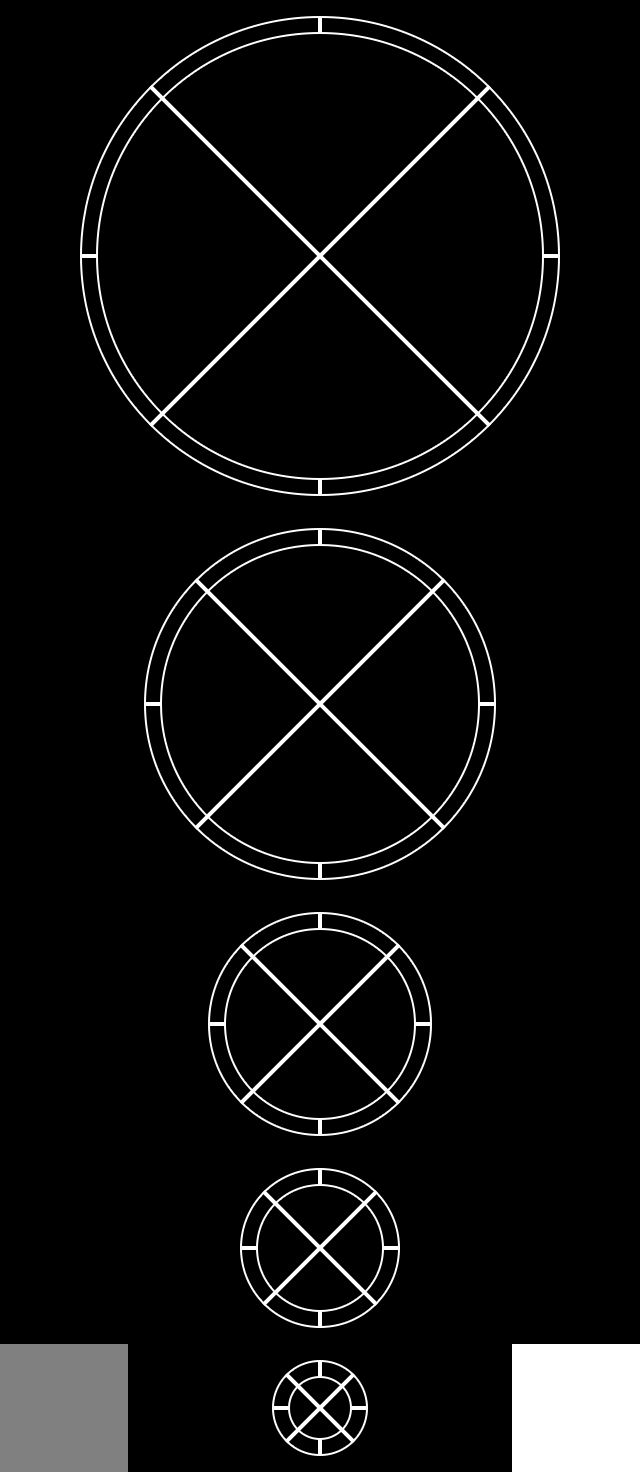
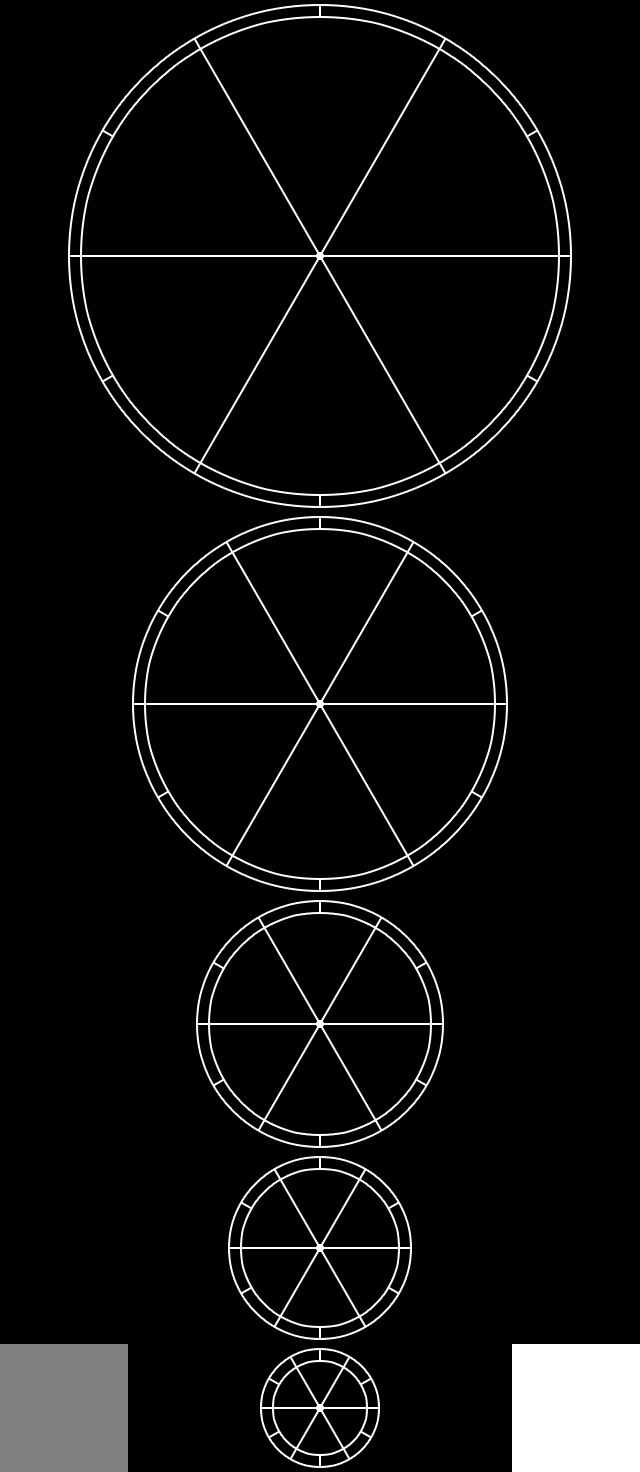
Layered file, before and after one edit (640×1472). Changes by layer:
added group "2in Round" with 9 layers above "3in Round" over [132, 704, 508, 1340]
added layer "Arcs 60" (5th of 10, in "2in Round") in group "2in Round" over [136, 746, 504, 1302]
added layer "Arcs 60 Offset" (3rd of 5, in "2in Round") in group "2in Round" over [132, 704, 508, 1340]
added layer "Arcs 60" (6th of 10, in "2in Round") in group "2in Round" over [136, 746, 504, 1302]
added group "3in Round" with 9 layers above "4in Round" over [103, 384, 537, 1024]
added layer "Arcs 60" (7th of 10, in "3in Round") in group "3in Round" over [132, 426, 508, 982]
added layer "Round" (7th of 10, in "3in Round") in group "3in Round" over [132, 516, 508, 892]
added layer "Arcs 60 Offset" (4th of 5, in "3in Round") in group "3in Round" over [103, 384, 537, 1024]
added layer "Arcs 60" (8th of 10, in "3in Round") in group "3in Round" over [132, 426, 508, 982]
added group "4in Round" with 9 layers above "ArcLines" over [68, 4, 572, 576]
added layer "Arcs 60" (9th of 10, in "4in Round") in group "4in Round" over [68, 4, 572, 534]
added layer "Round" (9th of 10, in "4in Round") in group "4in Round" over [68, 4, 572, 508]
added layer "Arcs 60 Offset" (5th of 5, in "4in Round") in group "4in Round" over [68, 4, 572, 576]
added layer "Arcs 60" (10th of 10, in "4in Round") in group "4in Round" over [68, 4, 572, 534]
added layer "Round" (10th of 10, in "4in Round") in group "4in Round" over [68, 4, 572, 508]
hid group "ArcLines" (4 layers) over [68, 4, 572, 576]
removed group "Round-4" (20 layers) over [80, 16, 560, 1456]
removed layer "1.5in SubArcs" (4th of 4, in "Round-4") from group "Round-4" over [80, 16, 560, 496]
removed layer "2in Sub" (5th of 5, in "Round-4") from group "Round-4" over [96, 32, 544, 480]
removed layer "2in" (5th of 6, in "Round-4") from group "Round-4" over [80, 16, 560, 496]
…and 38 more changes (15 added, 17 removed, 6 stack)
